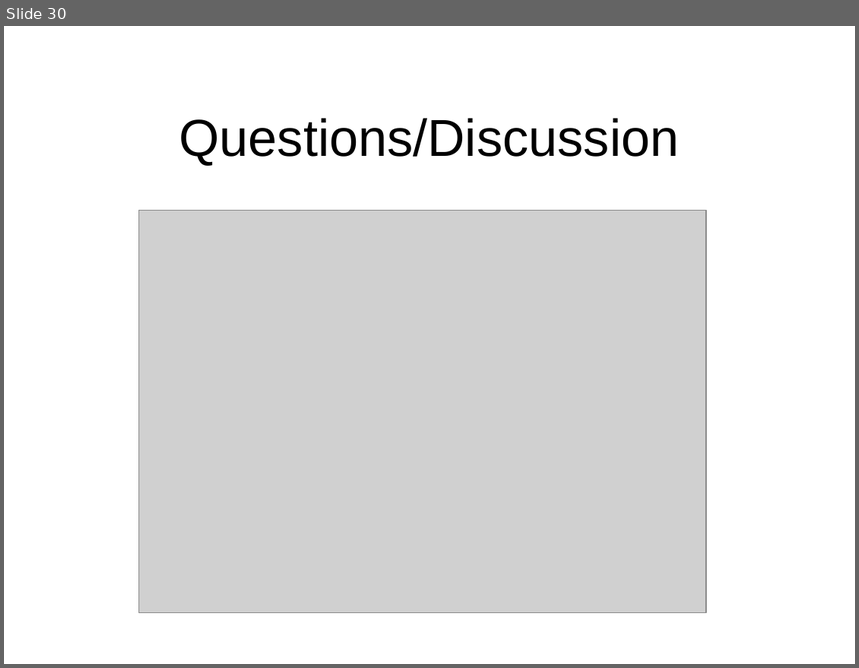
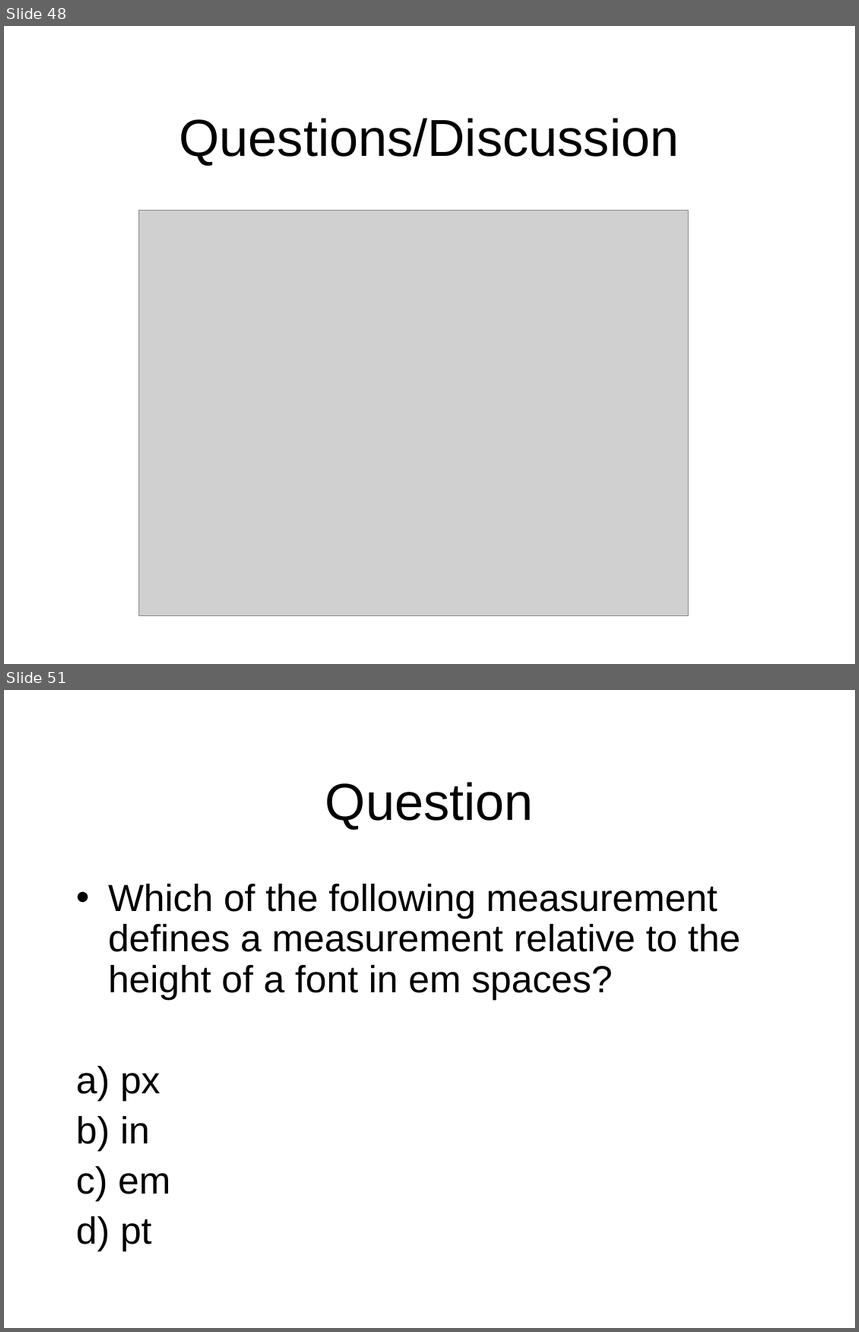
Before and after one commit to octaviordz/zjnu2017.github.io, a slide deck: WAD/lectures/050--CSS.ppt. Shown one above the other, each under a label of ours: slide 30 before the commit, slides 48 and 51 after it; the slides between them are not shown. The pictures are 859x668 and 859x1332 pixels, drawn with LibreOffice and Linux fonts; fonts in the diff are those of the drawing; grey boxes stand for pictures. Boxes give left, top, right and bottom in pixels: in the first picture for what was removed or moved away, otherwise in the second. Text is boxed around its words. In the diff, an @@ line names an element or a change of style, - is before the commit and + after.

```diff
--- a/WAD/lectures/050--CSS.ppt
+++ b/WAD/lectures/050--CSS.ppt
@@ slide 51 added at <box>4,690,855,1328</box>, background #FFFFFF @@
@@ title added at <box>325,782,534,830</box>, 44 pt, text #000000 @@
+Question
@@ text added at <box>76,884,740,1252</box>, 32 pt, text #000000 @@
+• Which of the following measurement defines a measurement relative to the height of a font in em spaces?
+a) px
+b) in
+c) em
+d) pt
@@ what was slide 30 is now slide 48 @@
@@ slide 48 changed as well @@
@@ picture: place and size @@
-picture at <box>139,211,706,613</box>
+picture at <box>139,211,688,617</box>
```
Also in this commit, not shown: 6 other slides changed, 25 other slides added, 1 slide removed, 2 other files.
